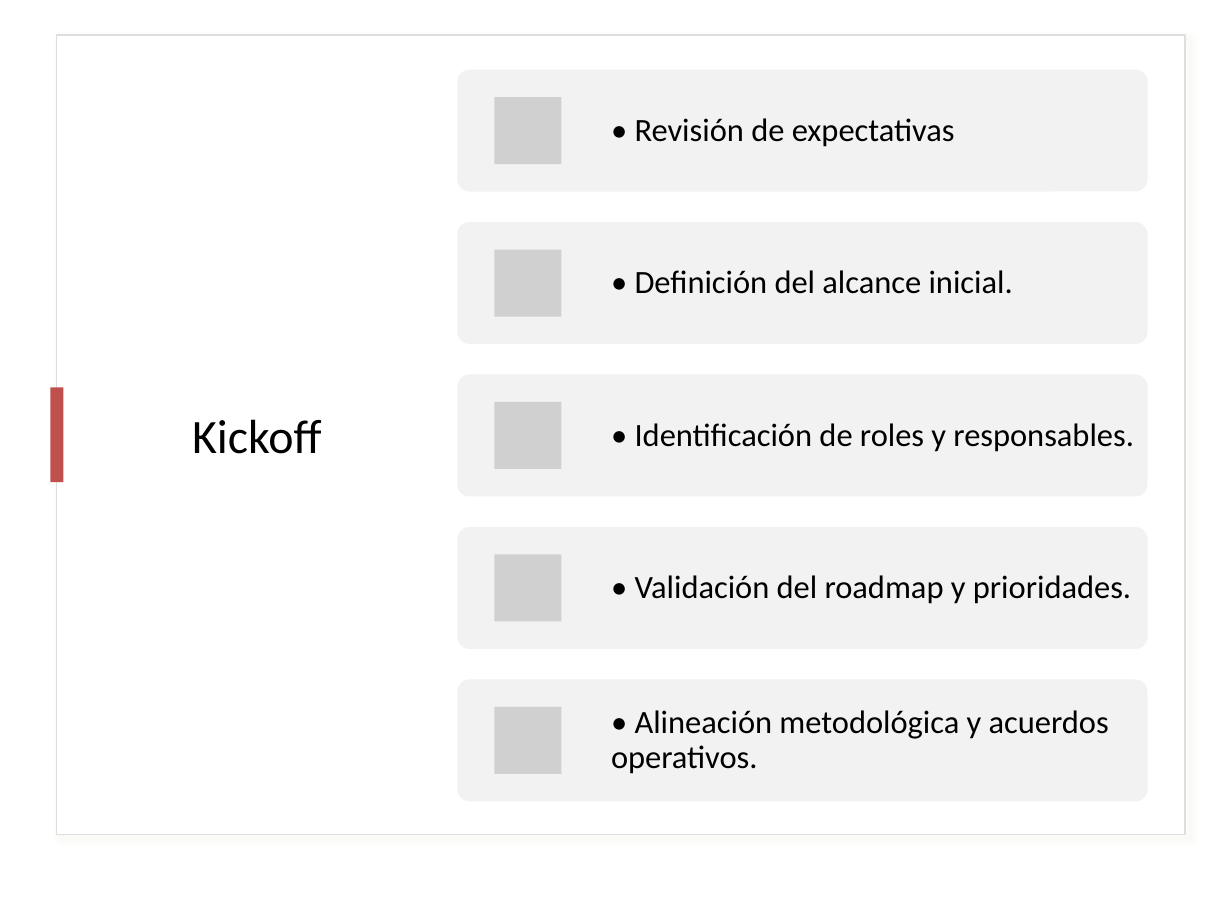
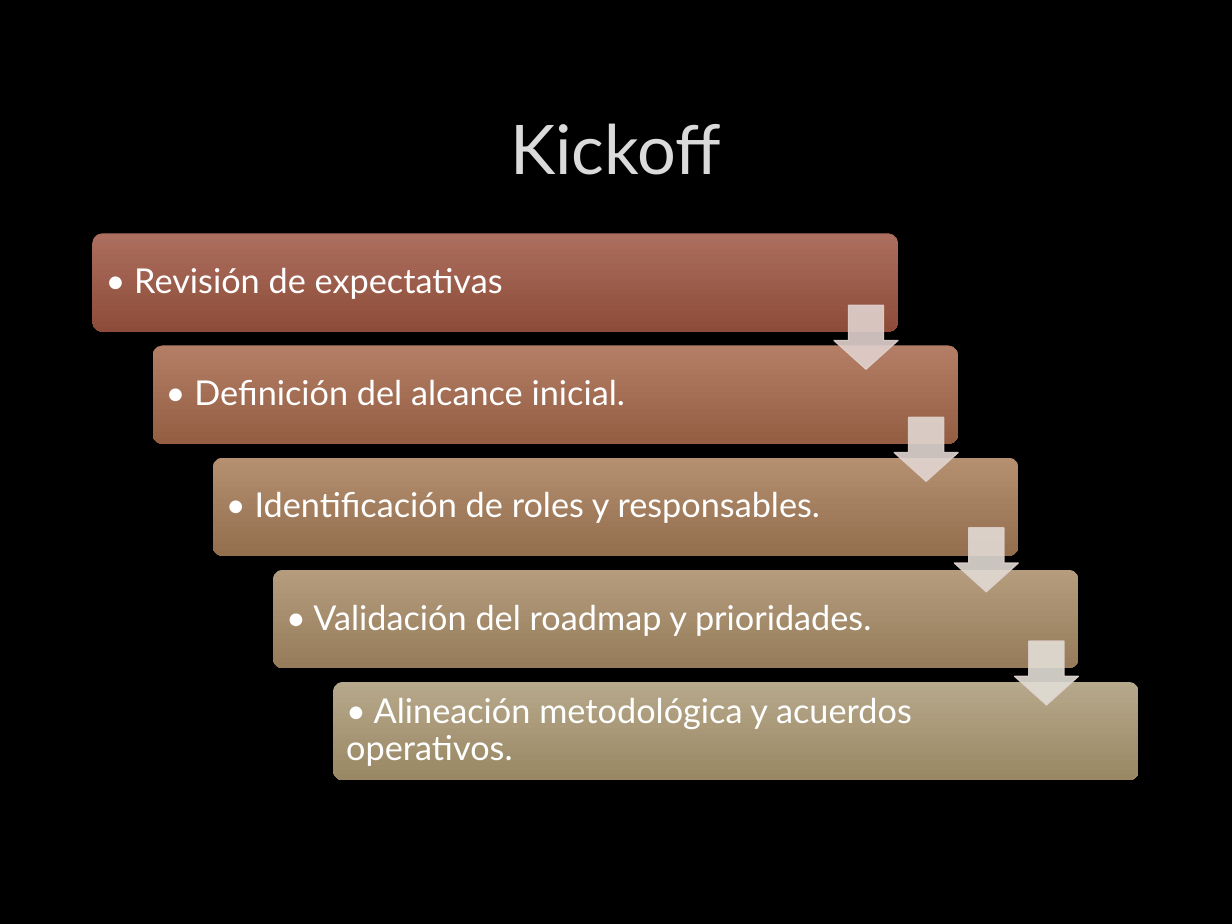
Before and after one commit to DalizC/PTY4614, a slide deck: slide 8 of Equipo 09/Fase 2/Evidencias Proyecto/Presentacion.pptx. Drawn at 1232x924 pixels with LibreOffice and Linux fonts; fonts in the diff are those of the drawing; grey boxes stand for pictures; background and template pictures are left out. Boxes give left, top, right and bottom in pixels: in the first picture for what was removed or moved away, otherwise in the second. Text is boxed around its words. In the diff, an @@ line names an element or a change of style, - is before the commit and + after.

```diff
--- a/Equipo 09/Fase 2/Evidencias Proyecto/Presentacion.pptx
+++ b/Equipo 09/Fase 2/Evidencias Proyecto/Presentacion.pptx
@@ background #FFFFFF to picture (left out) @@
@@ rectangle removed at (57,34,1185,834) @@
@@ title "Kickoff": place and size @@
-title "Kickoff" at (192,419,321,454)
+title "Kickoff" at (510,123,721,175)
@@ title "Kickoff" at (510,123,721,175): size 28 to 40 pt, font Calibri to Lato, text colour #000000 to #DADADA, letter outline none to #404040 0.75 pt @@
@@ text "• Revisión de expectativas": place and size @@
-text "• Revisión de expectativas" at (635,118,955,147)
+text "• Revisión de expectativas" at (134,267,503,299)
@@ size 19 to 20 pt, font Calibri to Lato, text colour #000000 to #FFFFFF in 5 elements at (346,698,912,766), (313,605,871,636), (255,492,821,523), (134,267,503,299), (194,380,625,405) @@
@@ text "• Definición del alcance inicial.": place and size @@
-text "• Definición del alcance inicial." at (635,270,1013,294)
+text "• Definición del alcance inicial." at (194,380,625,405)
@@ rectangle removed at (51,387,63,482) @@
@@ text "• Identificación de roles y ...": place and size @@
-text "• Identificación de roles y ..." at (635,423,1134,452)
+text "• Identificación de roles y ..." at (255,492,821,523)
@@ text "• Validación del roadmap y ...": place and size @@
-text "• Validación del roadmap y ..." at (635,575,1131,604)
+text "• Validación del roadmap y ..." at (313,605,871,636)
@@ group added at (92,233,1078,705): 4 rounded rectangles, 4 down arrows @@
@@ rounded rectangle: place and size @@
-rounded rectangle at (457,680,1147,802)
+rounded rectangle at (333,681,1138,780)
@@ rounded rectangle at (333,681,1138,780): fill #F2F2F2 to gradient #B6A88B to #9A8964; shadow on @@
@@ text "• Alineación metodológica y acuerdos ...": place and size @@
-text "• Alineación metodológica y acuerdos ..." at (611,710,1109,774)
+text "• Alineación metodológica y acuerdos ..." at (346,698,912,766)
@@ group removed at (457,69,1147,774): 5 pictures, 4 rounded rectangles @@
```
Also in this commit, not shown: 12 other slides changed, 1 slide added, 1 slide removed.
